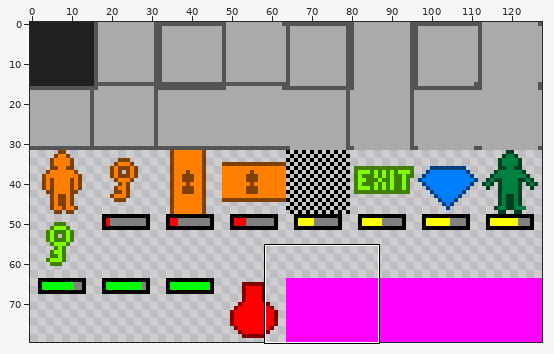
Two states of a sprite sheet, FortuneHunter/FortuneHunter/assets/images/tiles.png. Above: a wide view before the commit, with the close-up outlined.
Close-up. As it was:
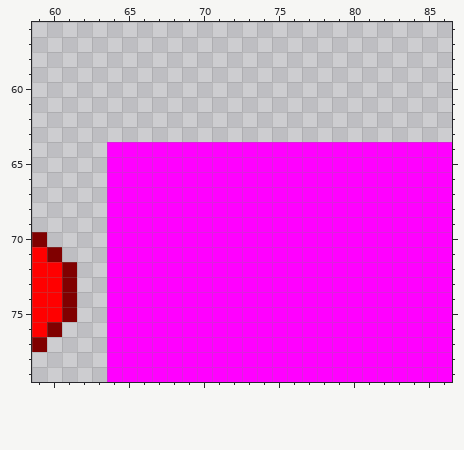
The file is 128x80 pixels. Shown: x 59..86, y 56..79.
After the commit:
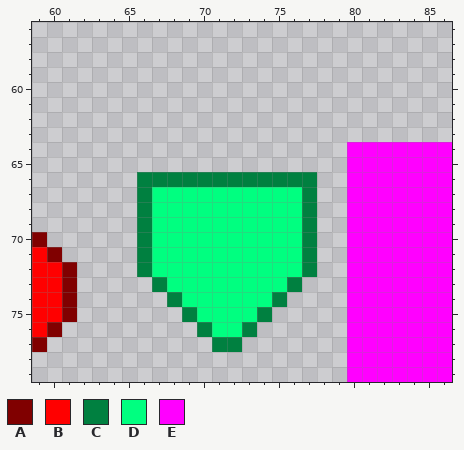
Palette (. is transparent): A #800000  B #ff0000  C #008040  D #00ff80  E #ff00ff
The edit:
y 64..65: x 64..79 EEEEEEEEEEEEEEEE -> ................
y 66: x 64..79 EEEEEEEEEEEEEEEE -> ..CCCCCCCCCCCC..
y 67..72: x 64..79 EEEEEEEEEEEEEEEE -> ..CDDDDDDDDDDC..
y 73: x 64..79 EEEEEEEEEEEEEEEE -> ...CDDDDDDDDC...
y 74: x 64..79 EEEEEEEEEEEEEEEE -> ....CDDDDDDC....
y 75: x 64..79 EEEEEEEEEEEEEEEE -> .....CDDDDC.....
y 76: x 64..79 EEEEEEEEEEEEEEEE -> ......CDDC......
y 77: x 64..79 EEEEEEEEEEEEEEEE -> .......CC.......
y 78..79: x 64..79 EEEEEEEEEEEEEEEE -> ................
Where, in picture pixels (left, top, right, bottom), the same in both close-ups:
changed: (107, 142, 347, 382)
